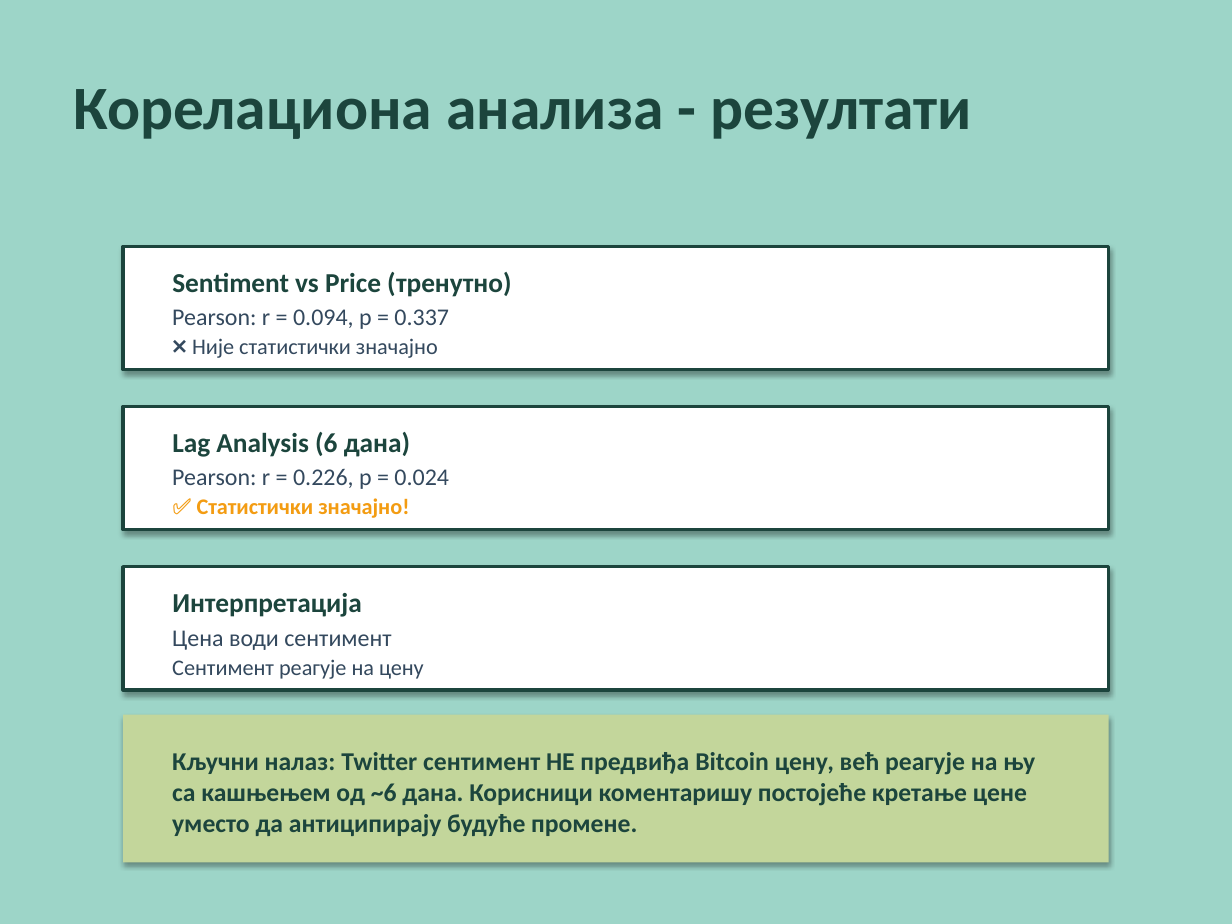
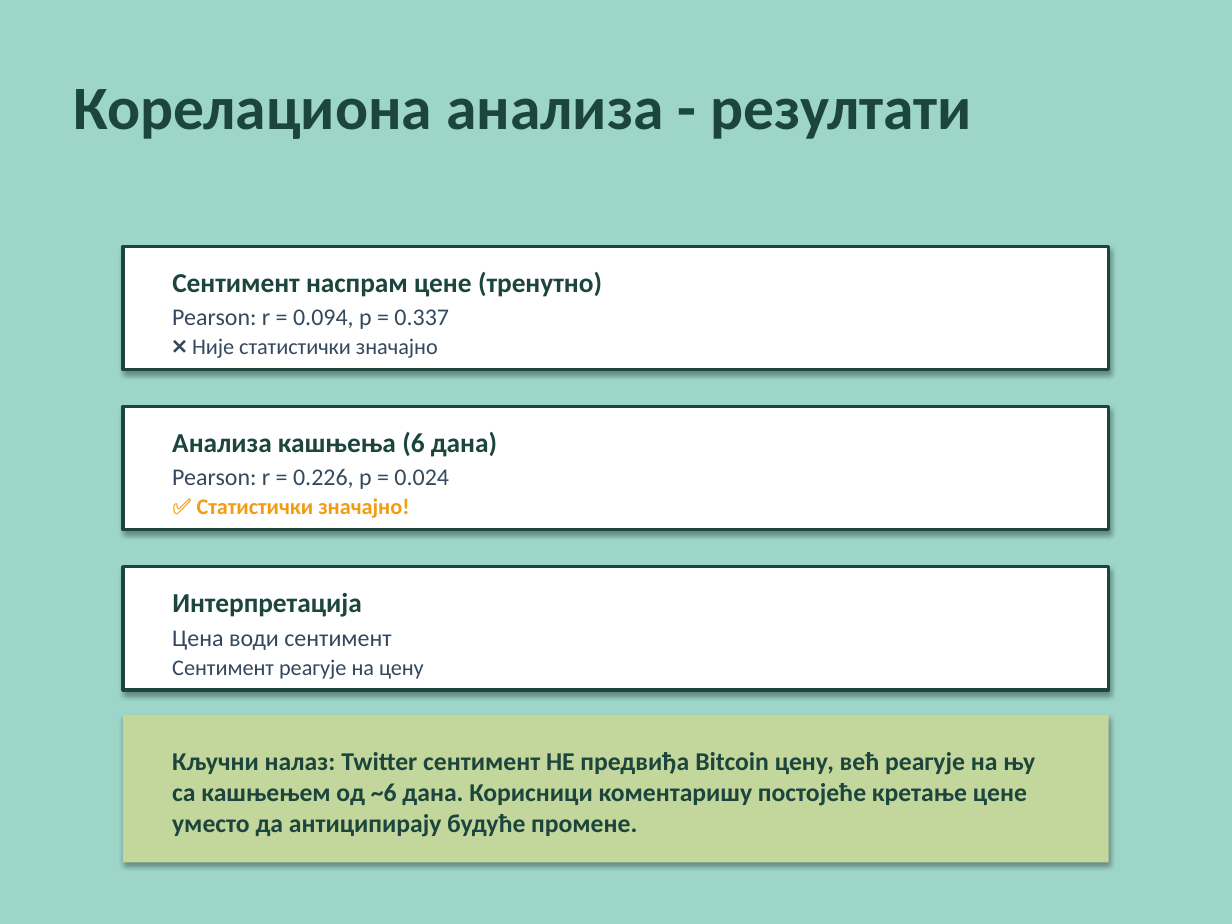
Before and after one commit to borisletic/diplomski, a slide deck: slide 12 of Prezentacija_Diplomski_Boris_Letic_RA_207_2021.pptx. Drawn at 1232x924 pixels with LibreOffice and Linux fonts; fonts in the diff are those of the drawing. Boxes give left, top, right and bottom in pixels: in the first picture for what was removed or moved away, otherwise in the second. Text is boxed around its words. In the diff, an @@ line names an element or a change of style, - is before the commit and + after.

```diff
--- a/Prezentacija_Diplomski_Boris_Letic_RA_207_2021.pptx
+++ b/Prezentacija_Diplomski_Boris_Letic_RA_207_2021.pptx
@@ text at [172, 272, 602, 297]: text changed @@
-Sentiment vs Price (тренутно)
+Сентимент наспрам цене (тренутно)
@@ text at [172, 432, 497, 457]: text changed @@
-Lag Analysis (6 дана)
+Анализа кашњења (6 дана)
```
Also in this commit, not shown: 10 other slides changed, 1 other file.
